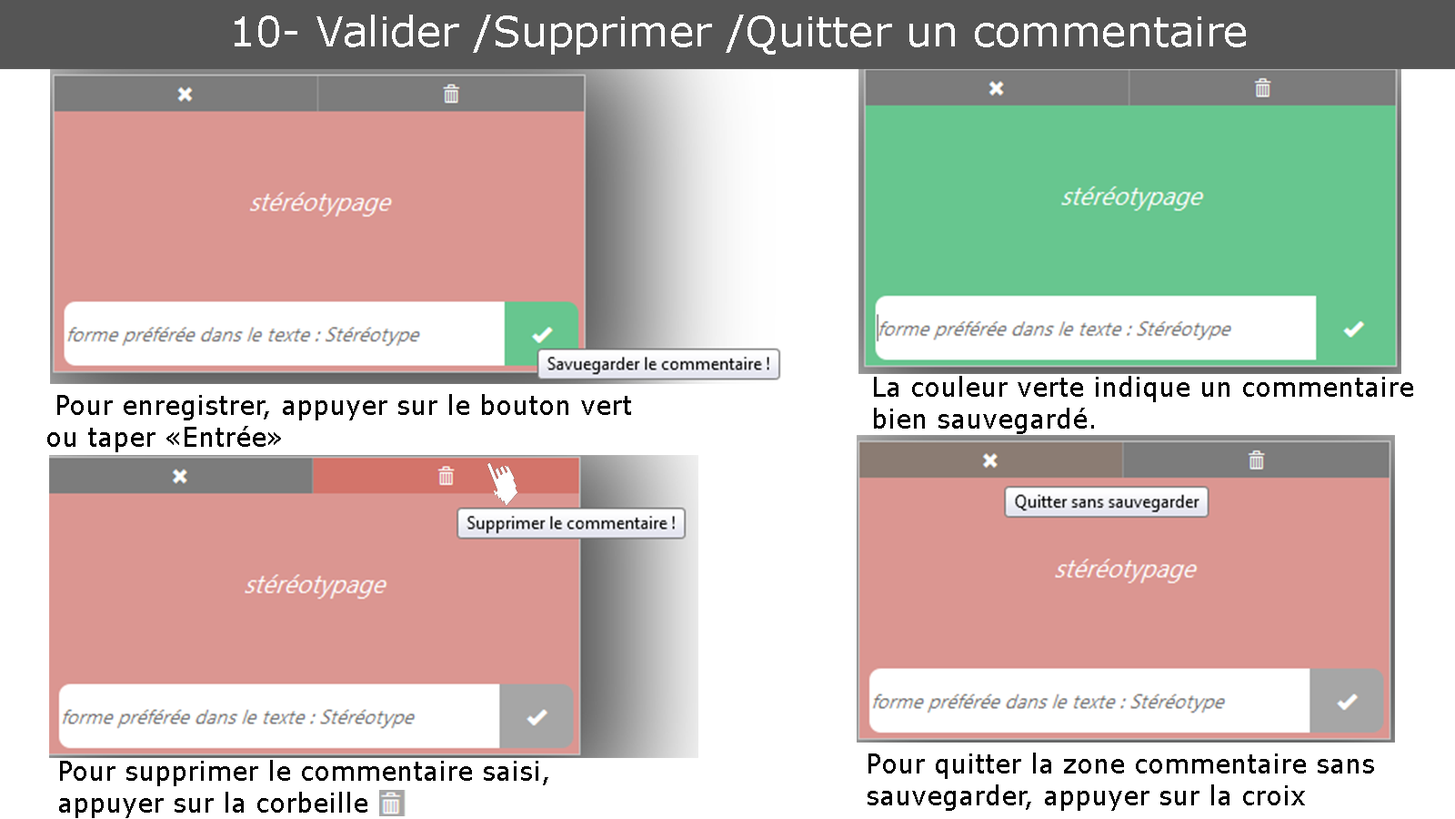
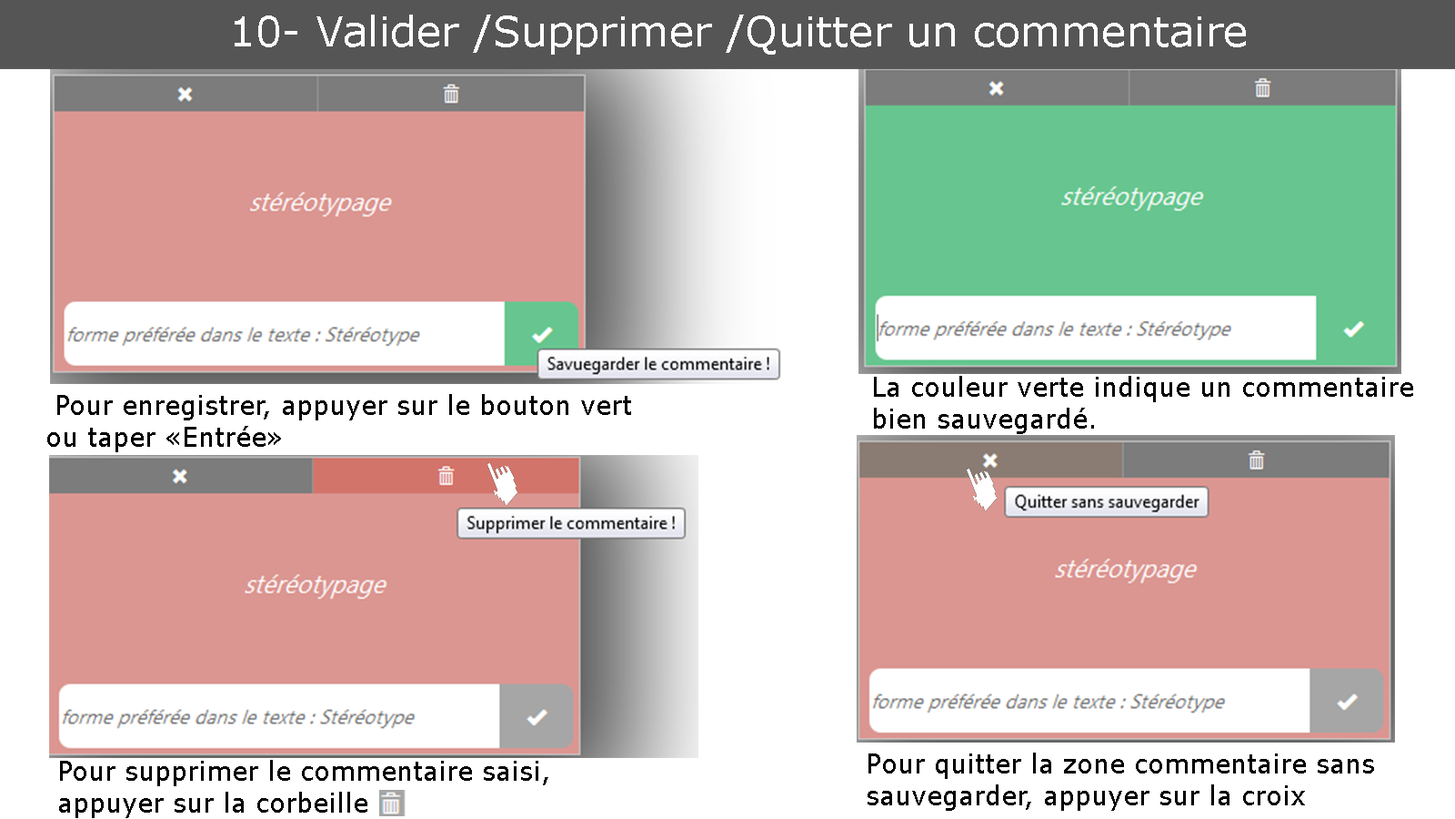
Two versions of the same layered image (w=1455, h=819). Layer-by-layer changes:
renamed "quitterCommentaire copie" to "cuirseur souris 2", showed it, moved it above "cuirseur souris", painted on it over bbox(966, 467, 997, 512)
